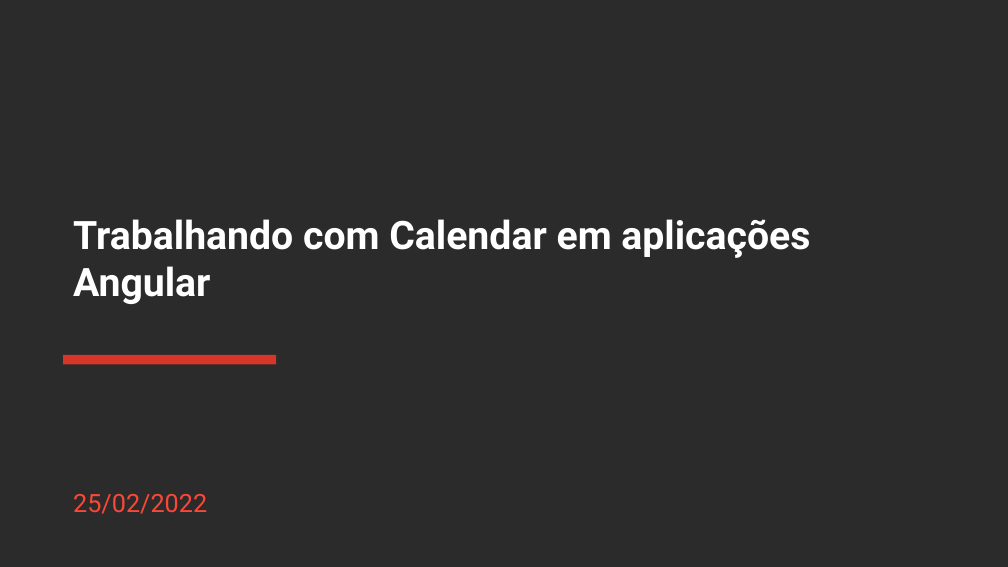
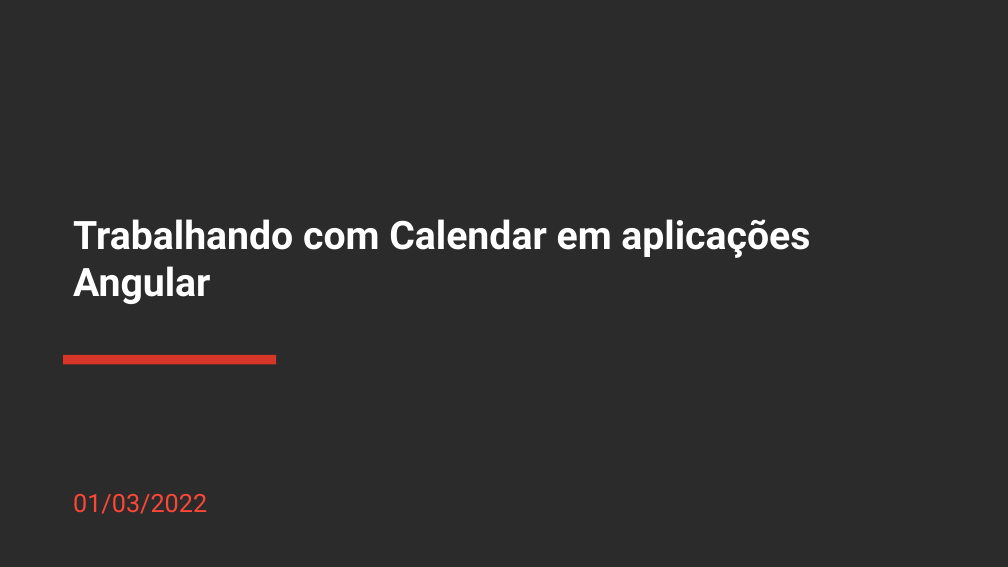
Before and after one commit to rocketseat-creators-program/angular-calendar-2022-03-01, a slide deck: slide 1 of Apresentacao_Angular_Calendar.pptx. Drawn at 1008x567 pixels with LibreOffice and Linux fonts; fonts in the diff are those of the drawing; background and template pictures are left out; a plain dark background stands for a picture behind light text. Boxes give left, top, right and bottom in pixels: in the first picture for what was removed or moved away, otherwise in the second. Text is boxed around its words. In the diff, an @@ line names an element or a change of style, - is before the commit and + after.

Commit message:
Calendar list template corrections

```diff
--- a/Apresentacao_Angular_Calendar.pptx
+++ b/Apresentacao_Angular_Calendar.pptx
@@ subtitle at (73,494,207,514): text changed @@
-25/02/2022
+01/03/2022
```
Also in this commit, not shown: 1 other slide changed, 2 other files.
